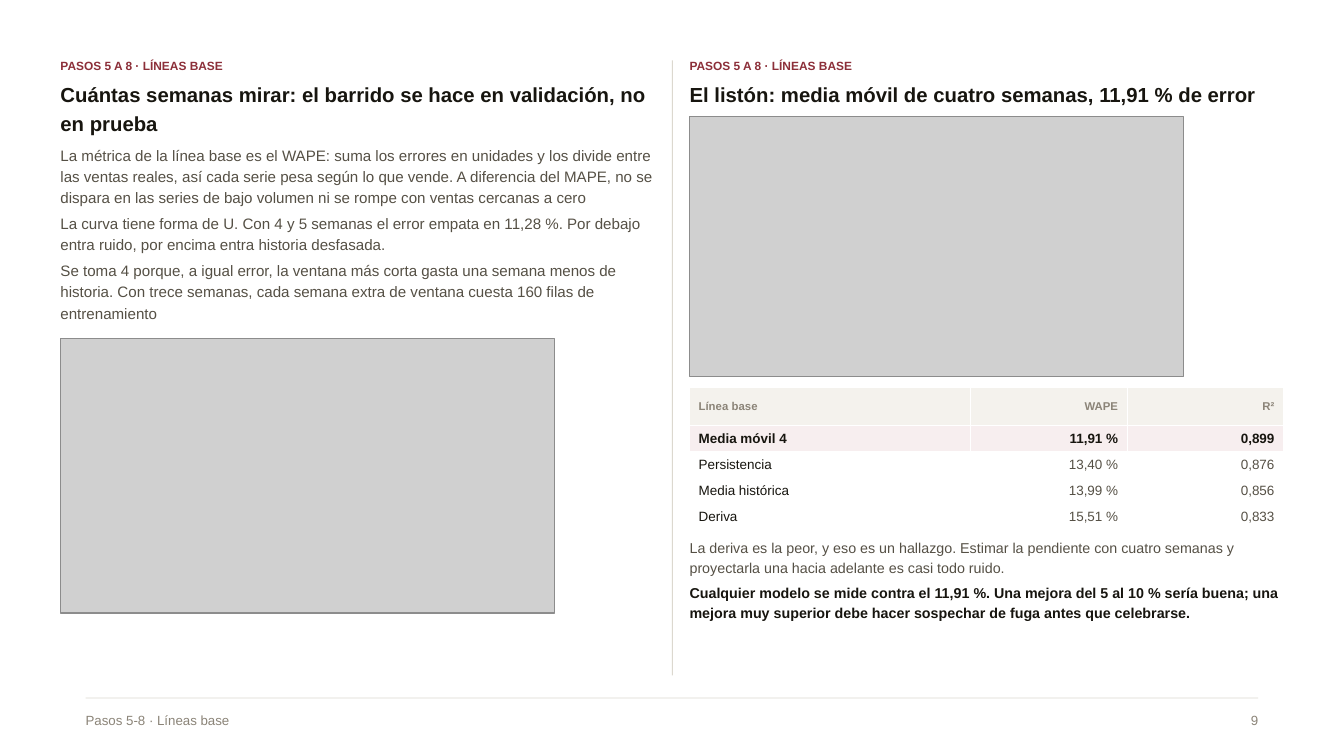
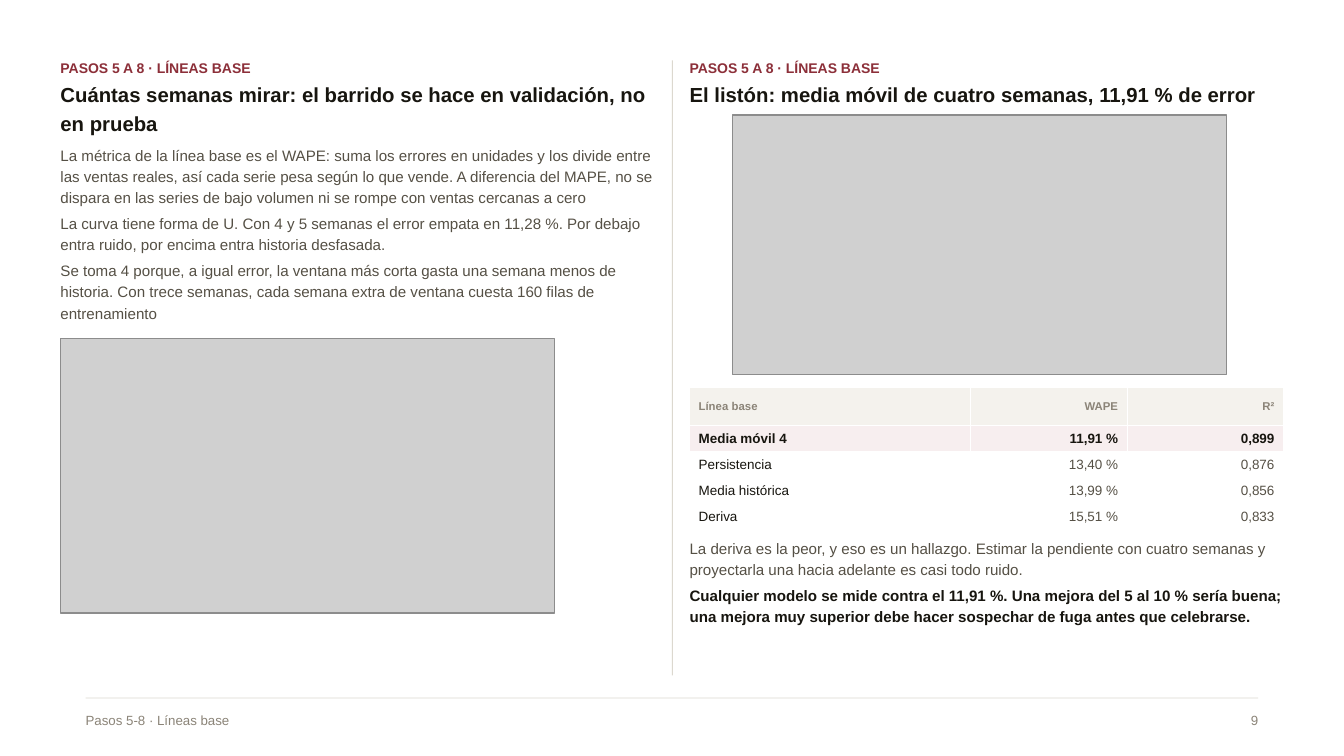
Before and after one commit to Danilo22m/Prueba_Tostao, a slide deck: slide 9 of Presentacion_Caso_A_compacta.pptx. Drawn at 1344x756 pixels with LibreOffice and Linux fonts; fonts in the diff are those of the drawing; grey boxes stand for pictures. Boxes give left, top, right and bottom in pixels: in the first picture for what was removed or moved away, otherwise in the second. Text is boxed around its words. In the diff, an @@ line names an element or a change of style, - is before the commit and + after.

```diff
--- a/Presentacion_Caso_A_compacta.pptx
+++ b/Presentacion_Caso_A_compacta.pptx
@@ text "PASOS 5 A 8 · ..." at (x1=60, y1=61, x2=251, y2=73): size 8.5 to 10 pt @@
@@ text "PASOS 5 A 8 · ..." at (x1=690, y1=61, x2=880, y2=73): size 8.5 to 10 pt @@
@@ picture moved from (x1=690, y1=117, x2=1184, y2=377) to (x1=733, y1=115, x2=1227, y2=375) @@
@@ text "La deriva es la peor, ..." at (x1=690, y1=543, x2=1282, y2=625): size 10.2 to 10.8 pt @@
```
Also in this commit, not shown: 21 other slides changed, 2 slides removed, 1 other file.
